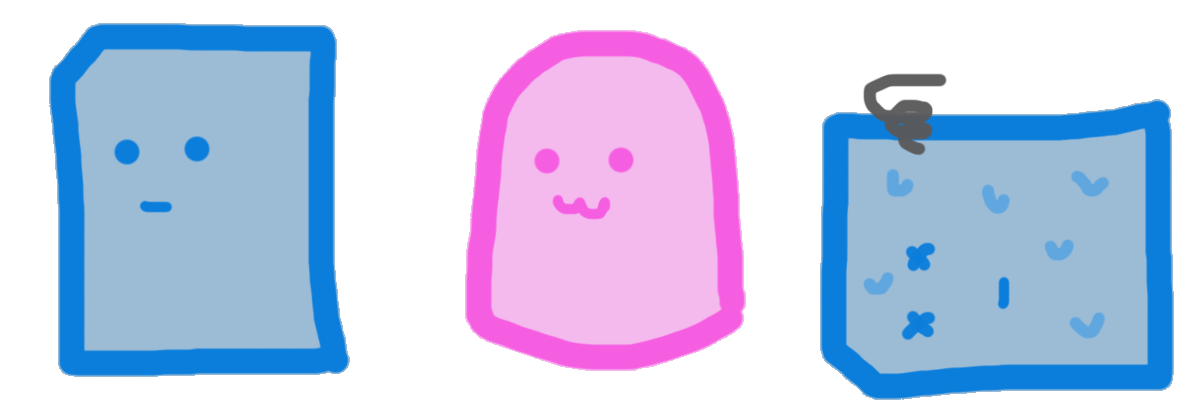
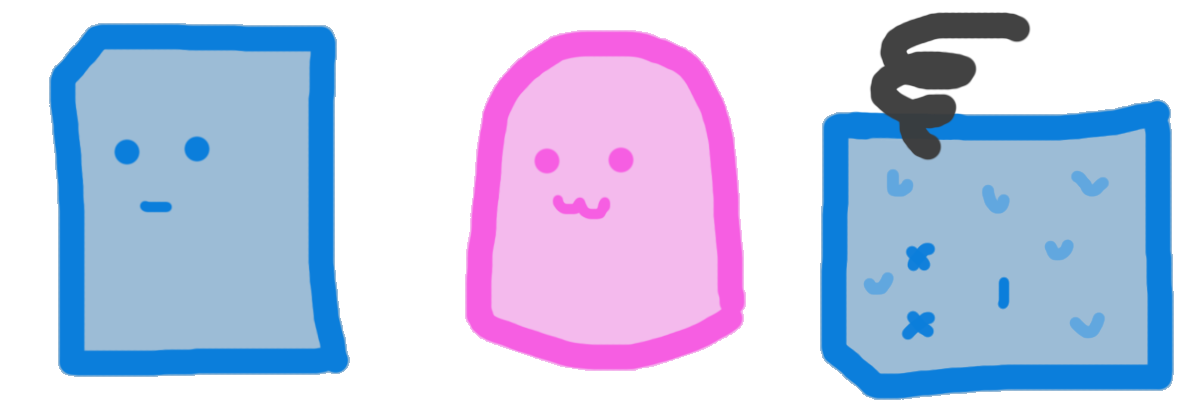
Revision of a layered w=1200, h=400 image; what changed, layer by layer:
painted on "Layer 3" over [847,12,1147,373]
